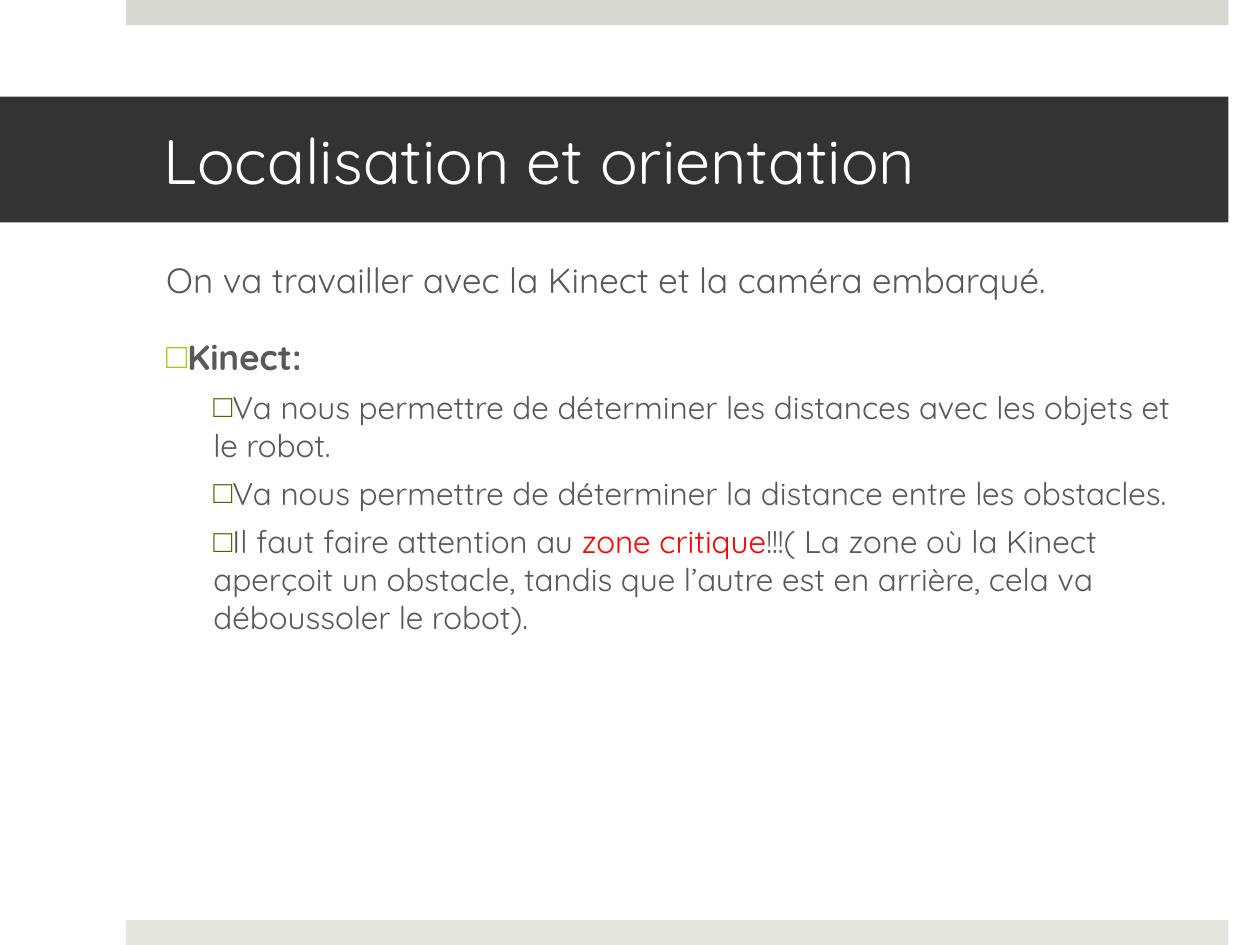
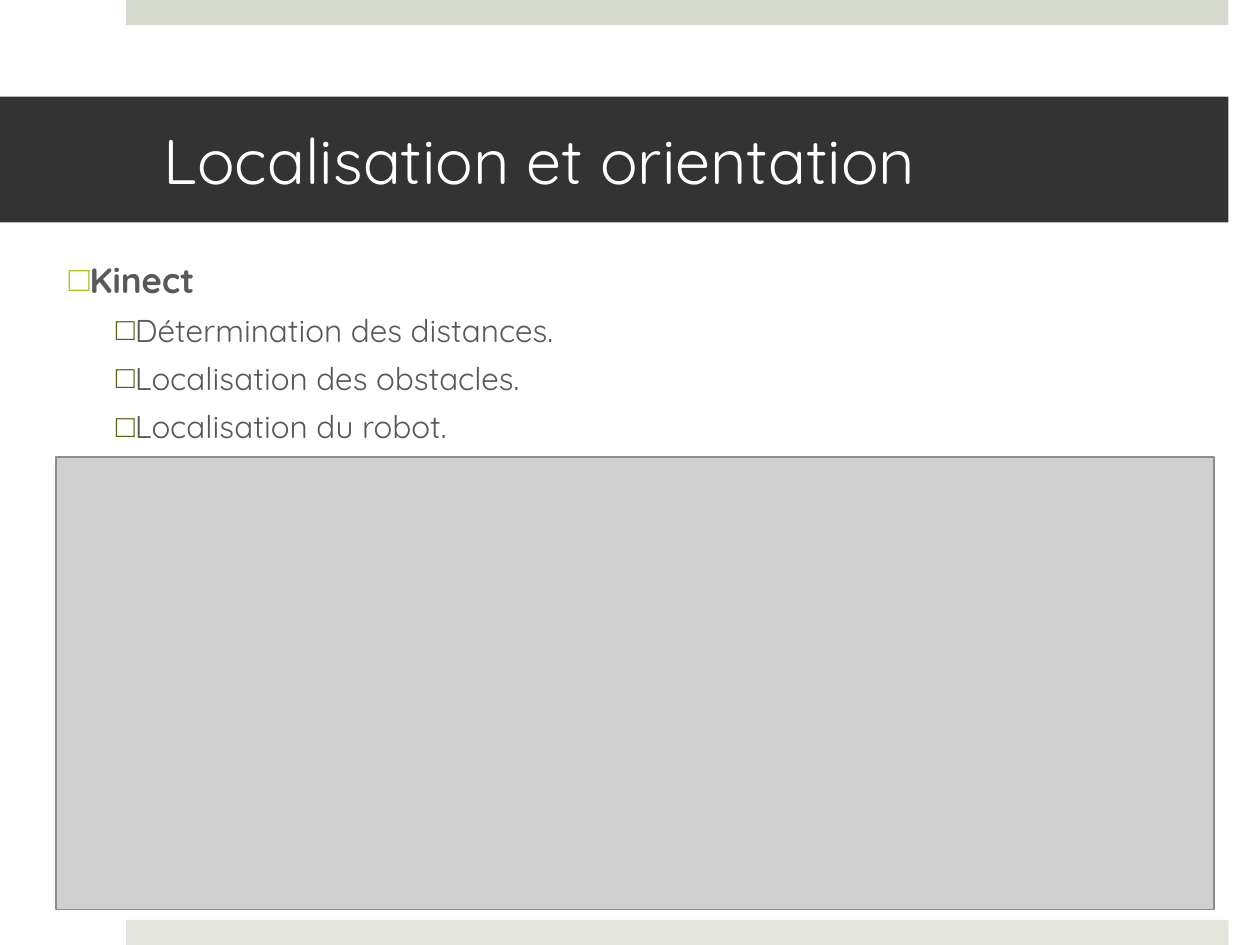
Before and after one commit to francisvalois/design3, a slide deck: slide 1 of reports/presentation/kinocto_IM.pptx. Drawn at 1260x945 pixels with LibreOffice and Linux fonts; fonts in the diff are those of the drawing; grey boxes stand for pictures. Boxes give left, top, right and bottom in pixels: in the first picture for what was removed or moved away, otherwise in the second. Text is boxed around its words. In the diff, an @@ line names an element or a change of style, - is before the commit and + after.

```diff
--- a/reports/presentation/kinocto_IM.pptx
+++ b/reports/presentation/kinocto_IM.pptx
@@ text at bbox=[90, 268, 553, 439]: text changed @@
-On va travailler avec la Kinect et la caméra embarqué.
-□ Kinect:
-  □ Va nous permettre de déterminer les distances avec les objets et le robot.
-  □ Va nous permettre de déterminer la distance entre les obstacles.
-  □ Il faut faire attention au zone critique!!!( La zone où la Kinect aperçoit un obstacle, tandis que l’autre est en arrière, cela va déboussoler le robot).
+□ Kinect
+  □ Détermination des distances.
+  □ Localisation des obstacles.
+  □ Localisation du robot.
@@ picture added at bbox=[55, 457, 1213, 910] @@
```
Also in this commit, not shown: 1 other slide changed, 2 slides removed, 1 other file.
